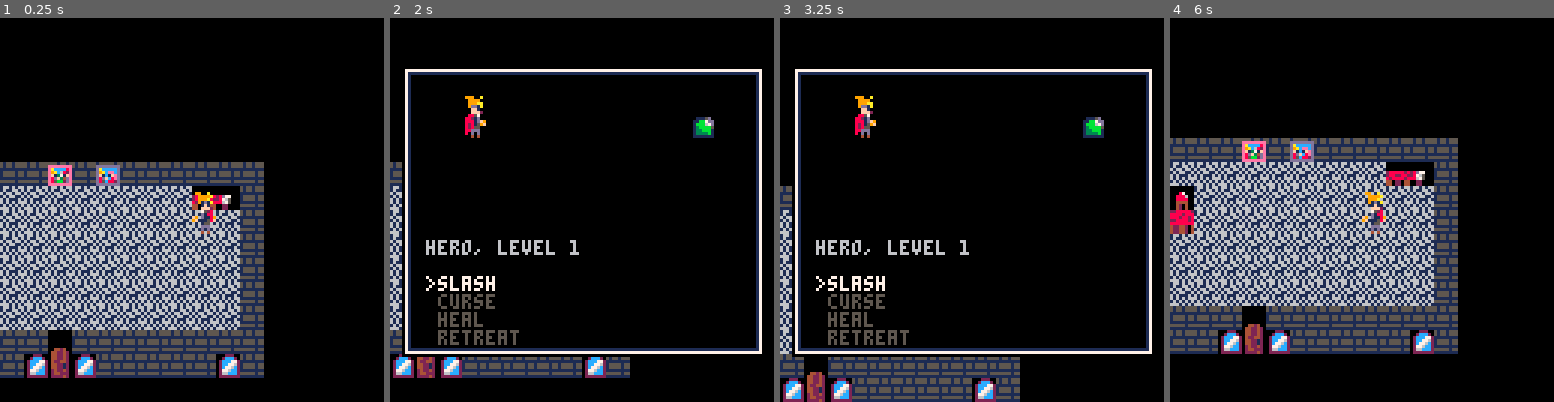
Above: before the commit, frames 1-4 (left to right).
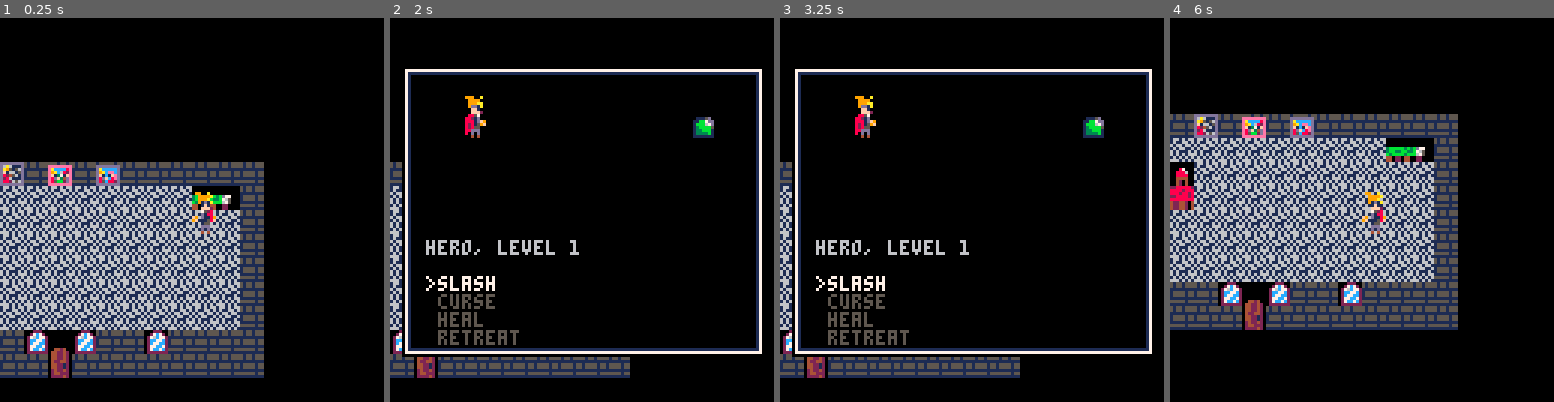
Above: after the commit, the same moments.

Repository: SestrenExsis/LD48_Deeper_and_Deeper
Game: PICO-8 cartridge deeper_ldjam48.p8
The game is run twice, just before and just after one commit, with the same random seed, the same clock (stepped at 60 frames per second) and the same inputs.
Inputs:
- Up to frame 1 (0.25 s): no input
- Up to frame 2 (2 s): tap X (X key) at 0.33, 1.07, 1.85 s; tap O (Z key) at 0.7, 1.7 s; hold Right from 1.6 s (still down)
- Up to frame 3 (3.25 s): release Right at 2.1 s; tap O (Z key) at 2.1, 2.5, 2.9 s; hold Up 2.15-2.42 s; hold Right 2.47-3.03 s; tap X (X key) at 2.97 s; hold Left from 3.08 s (still down)
- Up to frame 4 (6 s): tap O (Z key) every 0.4 s from 3.3 to 5.7 s; release Left at 3.58 s; hold Down 3.63-3.97 s; hold Right 4.02-4.68 s; tap X (X key) at 4.08, 5.2 s; hold Up 4.73-5.03 s; hold Left 5.08-5.68 s; hold Down from 5.73 s (still down)

The runs differ from the first frame. In frame 1, 2.8% of the frame differs, in the area x 0-63%, y 37-94%; in frame 2, 1.2%; in frame 3, 4.3%; in frame 4, 19%, in the area x 0-75%, y 25-88%.

Commit message:
Move buildings around

Diff:
--- a/deeper_ldjam48.p8
+++ b/deeper_ldjam48.p8
@@ -37,8 +37,14 @@
 _camx=0 -- camera target x
 _camy=0 -- camera target y
 _ports={
-	{ 9,14,25,30},
-	{25,31, 9,15},
+	{9,14,22,61},{22,62,9,15},
+	{22,14,7,61},{7,62,22,15},
+	{23,14,8,61},{8,62,23,15},
+}
+_bound={x1=0,y1=0,x2=128,y2=128}
+_rooms={
+	{x1=1,y1=55,x2=13,y2=62},
+	{x1=15,y1=54,x2=30,y2=62},
 }
 _act=1
 _acts={
@@ -49,8 +55,8 @@
 }
 
 function _init()
-	_herox=31
-	_heroy=25
+	_herox=28
+	_heroy=56
 	_heron="hero"
 	_herol=1
 	_herof="dn"
@@ -111,11 +117,28 @@
 	end
 	_camx=8*_herox-64
 	_camy=8*_heroy-64
-	if _camx<0 then
-		_camx=0
-	end
-	if _camy<0 then
-		_camy=0
+	local bound=_bound
+	for i=1,#_rooms do
+		local room=_rooms[i]
+		if (
+			room.x1<=_herox and
+			room.x2>=_herox and
+			room.y1<=_heroy and
+			room.y2>=_heroy
+		) then
+			bnd=room
+			break
+		end
+	end
+	if _camx<8*bound.x1 then
+		_camx=8*bound.x1
+	elseif _camx>8*bound.x2 then
+		_camx=8*bound.x2
+	end
+	if _camy<8*bound.y1 then
+		_camy=8*bound.y1
+	elseif _camx>8*bound.y2 then
+		_camy=8*bound.y2
 	end
 	if btnp(❎) then
 		initfight()
@@ -247,47 +270,140 @@
 
 
 
+…(93 lines of a section not shown)…
 __gff__
-0000000000000000000101000000000001000000000000010000000101000000000100010001000000000000000000000101010101010000010100000000000000000000000000000000000000000000000000000000000000000000000000000000000000000000000000000000000000000000000000000000000000000000
+0000000000000000000101000000000001000000000000010000000101000000000000010001000000000000010000000101010101010000000000010100000000000000000000000000000000000000000000000000000000000000000000000000000000000000000000000000000000000000000000000000000000000000
 0000000000000000000000000000000000000000000000000000000000000000000000000000000000000000000000000000000000000000000000000000000000000000000000000000000000000000000000000000000000000000000000000000000000000000000000000000000000000000000000000000000000000000
 __map__
-3227272727272727272727272727272700000000000000000000000000000000000000000000000000000000000000000000000000000000000000000000000000000000000000000000000000000000000000000000000000000000000000000000000000000000000000000000000000000000000000000000000000000000
-2820202020202020202020202020202000000000000000000000000000000000000000000000000000000000000000000000000000000000000000000000000000000000000000000000000000000000000000000000000000000000000000000000000000000000000000000000000000000000000000000000000000000000
-2820202020202020202020202020202000000000000000000000000000000000000000000000000000000000000000000000000000000000000000000000000000000000000000000000000000000000000000000000000000000000000000000000000000000000000000000000000000000000000000000000000000000000
-2820203232323232323232323232323200000000000000000000000000000000000000000000000000000000000000000000000000000000000000000000000000000000000000000000000000000000000000000000000000000000000000000000000000000000000000000000000000000000000000000000000000000000
-2820203232323232323232323232323200000000000000000000000000000000000000000000000000000000000000000000000000000000000000000000000000000000000000000000000000000000000000000000000000000000000000000000000000000000000000000000000000000000000000000000000000000000
-2820203224323232323232323232323200000000000000000000000000000000000000000000000000000000000000000000000000000000000000000000000000000000000000000000000000000000000000000000000000000000000000000000000000000000000000000000000000000000000000000000000000000000
-2820203232323232323232323232323200000000000000000000000000000000000000000000000000000000000000000000000000000000000000000000000000000000000000000000000000000000000000000000000000000000000000000000000000000000000000000000000000000000000000000000000000000000
-2820203232323232322432323232323200000000000000000000000000000000000000000000000000000000000000000000000000000000000000000000000000000000000000000000000000000000000000000000000000000000000000000000000000000000000000000000000000000000000000000000000000000000
-2820203232323232323232323232323232000000000000000000000000000000000000000000000000000000000000000000000000000000000000000000000000000000000000000000000000000000000000000000000000000000000000000000000000000000000000000000000000000000000000000000000000000000
-2820203232323232322332323232323232000000000000000000000000000000000000000000000000000000000000000000000000000000000000000000000000000000000000000000000000000000000000000000000000000000000000000000000000000000000000000000000000000000000000000000000000000000
-2820203232323232302210323232323232000000000000000000000000000000000000000000000000000000000000000000000000000000000000000000000000000000000000000000000000000000000000000000000000000000000000000000000000000000000000000000000000000000000000000000000000000000
-2820200406060630222222101a1a323232000000000000000000000000000000000000000000000000000000000000000000000000000000000000000000000000000000000000000000000000000000000000000000000000000000000000000000000000000000000000000000000000000000000000000000000000000000
-2820201632083220202020201a1a1a3232000000000000000000000000000000000000000000000000000000000000000000000000000000000000000000000000000000000000000000000000000000000000000000000000000000000000000000000000000000000000000000000000000000000000000000000000000000
-2820201632193220202120201a1a1a1a32000000000000000000000000000000000000000000000000000000000000000000000000000000000000000000000000000000000000000000000000000000000000000000000000000000000000000000000000000000000000000000000000000000000000000000000000000000
-2820201619323220203120201a1a1a1a32000000000000000000000000000000000000000000000000000000000000000000000000000000000000000000000000000000000000000000000000000000000000000000000000000000000000000000000000000000000000000000000000000000000000000000000000000000
-28202014060606153232321a1a1a1a3232000000000000000000000000000000000000000000000000000000000000000000000000000000000000000000000000000000000000000000000000000000000000000000000000000000000000000000000000000000000000000000000000000000000000000000000000000000
-2820203232323232323232090909323232000000000000000000000000000000000000000000000000000000000000000000000000000000000000000000000000000000000000000000000000000000000000000000000000000000000000000000000000000000000000000000000000000000000000000000000000000000
-2820201a1a2a1c2a1a1c1b2a1a2a1c1b2a1a0000000000000000000000000000000000000000000000000000000000000000000000000000000000000000000000000000000000000000000000000000000000000000000000000000000000000000000000000000000000000000000000000000000000000000000000000000
-2820202a2a2a2a2a2a2a2a2a2a2a2a2a2a2a0000000000000000000000000000000000000000000000000000000000000000000000000000000000000000000000000000000000000000000000000000000000000000000000000000000000000000000000000000000000000000000000000000000000000000000000000000
-2820202a2a2a2a2a2a2a2a2a2a2a2a2a2a2a0000000000000000000000000000000000000000000000000000000000000000000000000000000000000000000000000000000000000000000000000000000000000000000000000000000000000000000000000000000000000000000000000000000000000000000000000000
-2820202a2a2a2a2a2a2a2a2a2a2a2a2a2a2a0000000000000000000000000000000000000000000000000000000000000000000000000000000000000000000000000000000000000000000000000000000000000000000000000000000000000000000000000000000000000000000000000000000000000000000000000000
-2820202a2a2a2a2a2a2a2a2a2a2a2a2a2a2a0000000000000000000000000000000000000000000000000000000000000000000000000000000000000000000000000000000000000000000000000000000000000000000000000000000000000000000000000000000000000000000000000000000000000000000000000000
-2820202a2a2a2a2a2a2a2a2a2a2a2a2a2a2a0000000000000000000000000000000000000000000000000000000000000000000000000000000000000000000000000000000000000000000000000000000000000000000000000000000000000000000000000000000000000000000000000000000000000000000000000000
-2820202a2a2a2a2a2a2a2a2a2a2a2a2a2a2a2020202020202036203720202020202000000000000000000000000000000000000000000000000000000000000000000000000000000000000000000000000000000000000000000000000000000000000000000000000000000000000000000000000000000000000000000000
-2820202a2a2a2a2a2a2a2a2a2a2a2a2a2a2a2017171717171717171717171738392000000000000000000000000000000000000000000000000000000000000000000000000000000000000000000000000000000000000000000000000000000000000000000000000000000000000000000000000000000000000000000000
-00000000000000000000000000000000000020170a170a171717171717171717172000000000000000000000000000000000000000000000000000000000000000000000000000000000000000000000000000000000000000000000000000000000000000000000000000000000000000000000000000000000000000000000
-0000000000000000000000000000000000002007070707171717171717171717172000000000000000000000000000000000000000000000000000000000000000000000000000000000000000000000000000000000000000000000000000000000000000000000000000000000000000000000000000000000000000000000
-000000000000000000000000000000000000200a170a17171717171717171717172000000000000000000000000000000000000000000000000000000000000000000000000000000000000000000000000000000000000000000000000000000000000000000000000000000000000000000000000000000000000000000000
-0000000000000000000000000000000000002017171717171717171717171717172000000000000000000000000000000000000000000000000000000000000000000000000000000000000000000000000000000000000000000000000000000000000000000000000000000000000000000000000000000000000000000000
-0000000000000000000000000000000000002017171717171717171717171717172000000000000000000000000000000000000000000000000000000000000000000000000000000000000000000000000000000000000000000000000000000000000000000000000000000000000000000000000000000000000000000000
-0000000000000000000000000000000000002020202020202025202020202020202000000000000000000000000000000000000000000000000000000000000000000000000000000000000000000000000000000000000000000000000000000000000000000000000000000000000000000000000000000000000000000000
-0000000000000000000000000000000000002026202020202631262020202020262000000000000000000000000000000000000000000000000000000000000000000000000000000000000000000000000000000000000000000000000000000000000000000000000000000000000000000000000000000000000000000000
-…(8 lines of a section not shown)…
+3227272727272727272727272727272732323232323232323232323232323232323232323232323232323232323232323232323232323232323232323232323232323232323232323232323232323232323232323232323232323232323232323232323232323232323232323232323232323232323232323232323232323232
+2820202020202020202020202020202032323232323232323232323232323232323232323232323232323232323232323232323232323232323232323232323232323232323232323232323232323232323232323232323232323232323232323232323232323232323232323232323232323232323232323232323232323232
+2820202020202020202020202020202032323232323232323232323232323232323232323232323232323232323232323232323232323232323232323232323232323232323232323232323232323232323232323232323232323232323232323232323232323232323232323232323232323232323232323232323232323232
+2820203232323232323232323232323232323232323232323232323232323232323232323232323232323232323232323232323232323232323232323232323232323232323232323232323232323232323232323232323232323232323232323232323232323232323232323232323232323232323232323232323232323232
+2820203232323232323232323232323232323232323232323232323232323232323232323232323232323232323232323232323232323232323232323232323232323232323232323232323232323232323232323232323232323232323232323232323232323232323232323232323232323232323232323232323232323232
+2820203224323232323232323232323232323232323232323232323232323232323232323232323232323232323232323232323232323232323232323232323232323232323232323232323232323232323232323232323232323232323232323232323232323232323232323232323232323232323232323232323232323232
+2820203232323232323232323232323232323232323232323232323232323232323232323232323232323232323232323232323232323232323232323232323232323232323232323232323232323232323232323232323232323232323232323232323232323232323232323232323232323232323232323232323232323232
+2820203232323232322432323232323232323232323232323232323232323232323232323232323232323232323232323232323232323232323232323232323232323232323232323232323232323232323232323232323232323232323232323232323232323232323232323232323232323232323232323232323232323232
+2820203232323232323232323232323232323232323230103232323232323232323232323232323232323232323232323232323232323232323232323232323232323232323232323232323232323232323232323232323232323232323232323232323232323232323232323232323232323232323232323232323232323232
+2820203232323232322332323232323232323232323022221032323232323232323232323232323232323232323232323232323232323232323232323232323232323232323232323232323232323232323232323232323232323232323232323232323232323232323232323232323232323232323232323232323232323232
+2820203232323232302210323232323232323232302222222210323232323232323232323232323232323232323232323232323232323232323232323232323232323232323232323232323232323232323232323232323232323232323232323232323232323232323232323232323232323232323232323232323232323232
+2820200406060630222222101a1a1a1a1a1a3232202020202020323232323232323232323232323232323232323232323232323232323232323232323232323232323232323232323232323232323232323232323232323232323232323232323232323232323232323232323232323232323232323232323232323232323232
+2820201632083220202020201a1a1a1a1a1c3232202020202020323232323232323232323232323232323232323232323232323232323232323232323232323232323232323232323232323232323232323232323232323232323232323232323232323232323232323232323232323232323232323232323232323232323232
+2820201632193226262126261a1a1a1a1a32323220202c2c2020323232323232323232323232323232323232323232323232323232323232323232323232323232323232323232323232323232323232323232323232323232323232323232323232323232323232323232323232323232323232323232323232323232323232
+2820201619323220203120201a1a1a1a1a1b323220203b3c2020323232323232323232323232323232323232323232323232323232323232323232323232323232323232323232323232323232323232323232323232323232323232323232323232323232323232323232323232323232323232323232323232323232323232
+2820201406060615323232321a2a2a1a2a2a3232272732322727323232323232323232323232323232323232323232323232323232323232323232323232323232323232323232323232323232323232323232323232323232323232323232323232323232323232323232323232323232323232323232323232323232323232
+2820203232323232323232090909090909093232323232323232323232323232323232323232323232323232323232323232323232323232323232323232323232323232323232323232323232323232323232323232323232323232323232323232323232323232323232323232323232323232323232323232323232323232
+2820201a1a2a1c2a1a1c1b2a1a2a1a2a2a1a1a32323232323232323232323232323232323232323232323232323232323232323232323232323232323232323232323232323232323232323232323232323232323232323232323232323232323232323232323232323232323232323232323232323232323232323232323232
+2820202a2a2a2a2a2a2a2a2a2a2a2a2a2a2a1a32323232323232323232323232323232323232323232323232323232323232323232323232323232323232323232323232323232323232323232323232323232323232323232323232323232323232323232323232323232323232323232323232323232323232323232323232
+2820202a2a2a2a2a2a2a2a2a2a2a2a2a2a2a1a32323232323232323232323232323232323232323232323232323232323232323232323232323232323232323232323232323232323232323232323232323232323232323232323232323232323232323232323232323232323232323232323232323232323232323232323232
+2820202a2a2a2a2a2a2a2a2a2a2a2a2a2a2a3232323232323232323232323232323232323232323232323232323232323232323232323232323232323232323232323232323232323232323232323232323232323232323232323232323232323232323232323232323232323232323232323232323232323232323232323232
+2820202a2a2a2a2a2a2a2a2a2a2a2a2a2a2a3232323232323232323232323232323232323232323232323232323232323232323232323232323232323232323232323232323232323232323232323232323232323232323232323232323232323232323232323232323232323232323232323232323232323232323232323232
+2820202a2a2a2a2a2a2a2a2a2a2a2a2a2a2a3232323232323232323232323232323232323232323232323232323232323232323232323232323232323232323232323232323232323232323232323232323232323232323232323232323232323232323232323232323232323232323232323232323232323232323232323232
+2820203232323232321a32323232323232323232323232323232323232323232323232323232323232323232323232323232323232323232323232323232323232323232323232323232323232323232323232323232323232323232323232323232323232323232323232323232323232323232323232323232323232323232
+28202032323232321b1a1c323232323232323232323232323232323232323232323232323232323232323232323232323232323232323232323232323232323232323232323232323232323232323232323232323232323232323232323232323232323232323232323232323232323232323232323232323232323232323232
+00000032323232321a1a1a323232323232323232323232323232323232323232323232323232323232323232323232323232323232323232323232323232323232323232323232323232323232323232323232323232323232323232323232323232323232323232323232323232323232323232323232323232323232323232
+00000032323232321a1a1a323232323232323232323232323232323232323232323232323232323232323232323232323232323232323232323232323232323232323232323232323232323232323232323232323232323232323232323232323232323232323232323232323232323232323232323232323232323232323232
+00000032323232321a1a1a323232323232323232323232323232323232323232323232323232323232323232323232323232323232323232323232323232323232323232323232323232323232323232323232323232323232323232323232323232323232323232323232323232323232323232323232323232323232323232
+0000000000000000000000000000000000003232323232323232323232323232323232323232323232323232323232323232323232323232323232323232323232323232323232323232323232323232323232323232323232323232323232323232323232323232323232323232323232323232323232323232323232323232
+0000000000000000000000000000000000003232323232323232323232323232323232323232323232323232323232323232323232323232323232323232323232323232323232323232323232323232323232323232323232323232323232323232323232323232323232323232323232323232323232323232323232323232
+0000000000000000000000000000000000003232323232323232323232323232323232323232323232323232323232323232323232323232323232323232323232323232323232323232323232323232323232323232323232323232323232323232323232323232323232323232323232323232323232323232323232323232
+0000000000000000000000000000000000003232323232323232323232323232323232323232323232323232323232323232323232323232323232323232323232323232323232323232323232323232323232323232323232323232323232323232323232323232323232323232323232323232323232323232323232323232
+…(8 lines of a section not shown)…
Not shown, changed: 125 lines of the sprite sheet (__gfx__) section of deeper_ldjam48.p8
